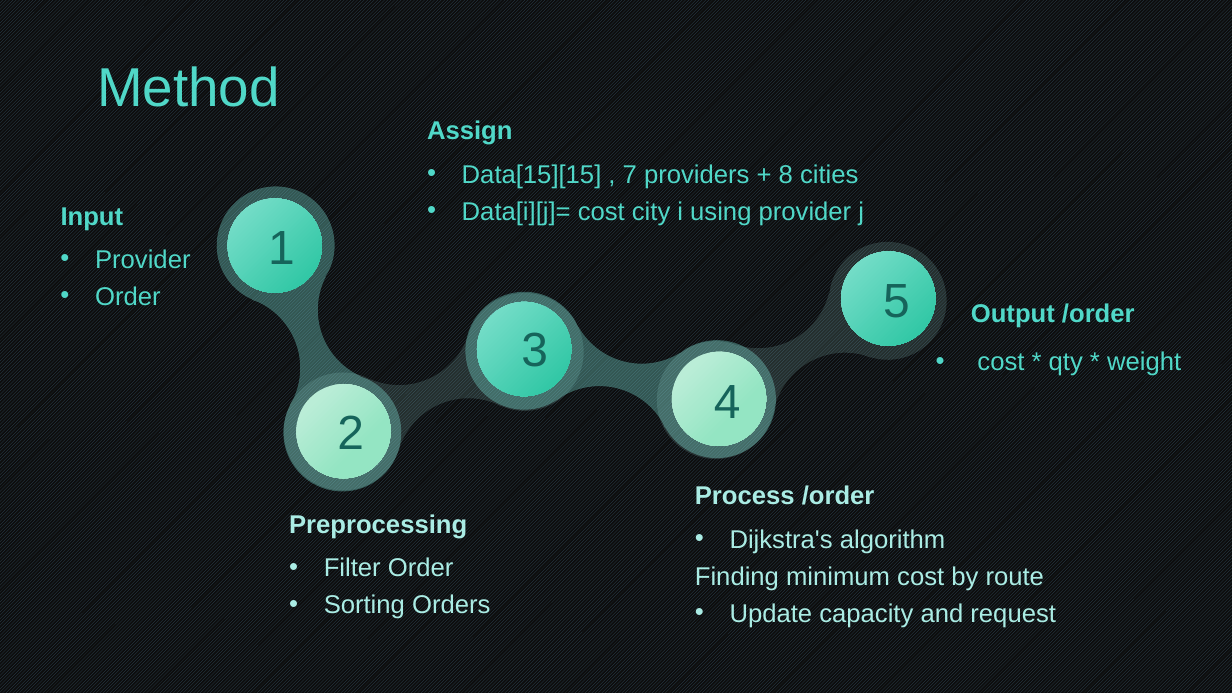
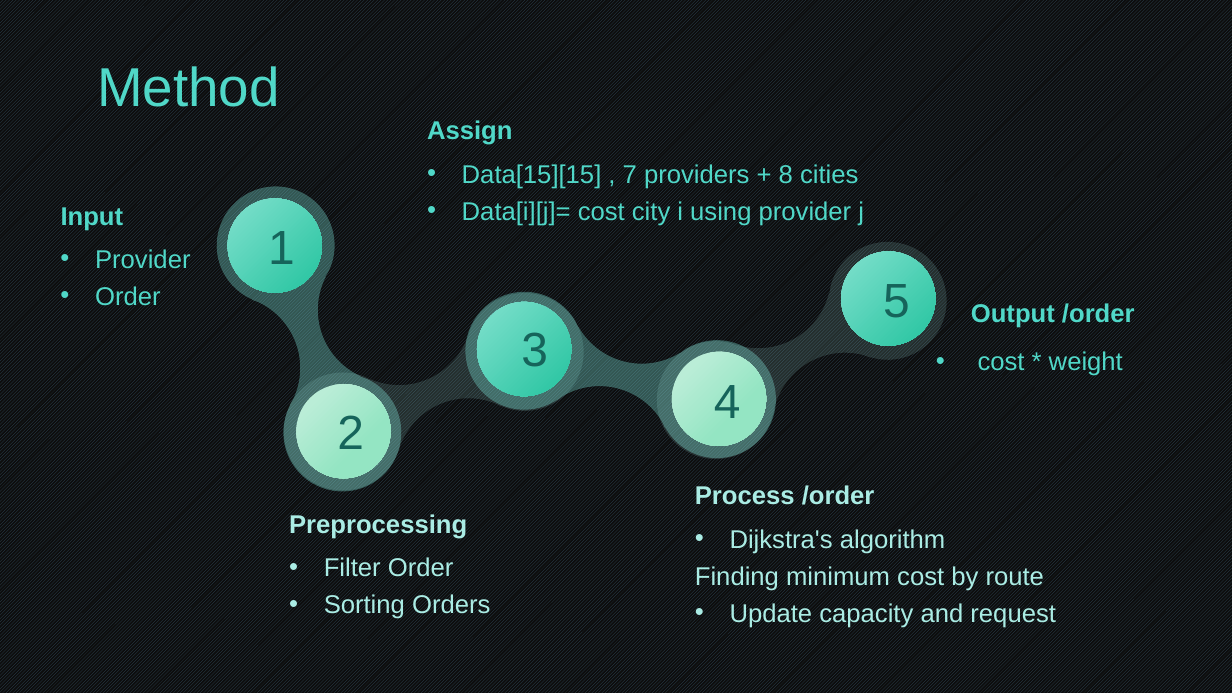
Before and after one commit to dellahera/Transportation-Management, a slide deck: slide 9 of Presentasi Final Project.pptx. Drawn at 1232x693 pixels with LibreOffice and Linux fonts; fonts in the diff are those of the drawing; background and template pictures are left out. Boxes give left, top, right and bottom in pixels: in the first picture for what was removed or moved away, otherwise in the second. Text is boxed around its words. In the diff, an @@ line names an element or a change of style, - is before the commit and + after.

```diff
--- a/Presentasi Final Project.pptx
+++ b/Presentasi Final Project.pptx
@@ text at [978, 351, 1123, 376]: text changed @@
-• cost * qty * weight
+• cost * weight
```
Also in this commit, not shown: 7 slides added.
